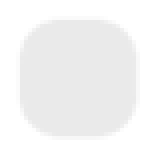
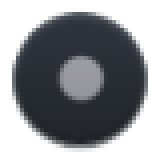
Layers edited between the first and the second 160 × 160 image:
removed layer "Transformation" over box(16, 16, 140, 140)
added layer "Pasted Layer copy" above "Pasted Layer" over box(56, 52, 108, 104)
added layer "Pasted Layer" over box(12, 8, 148, 152)
